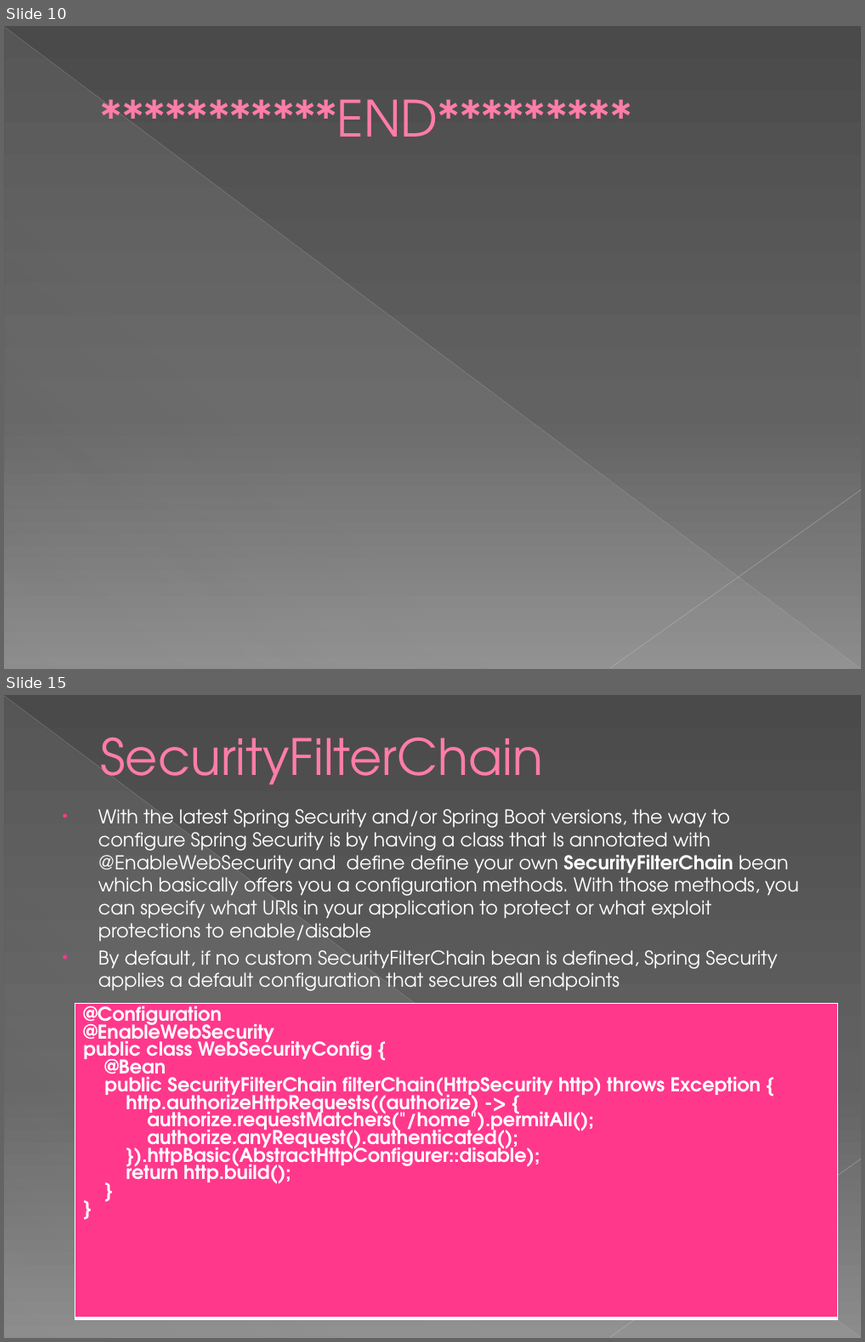
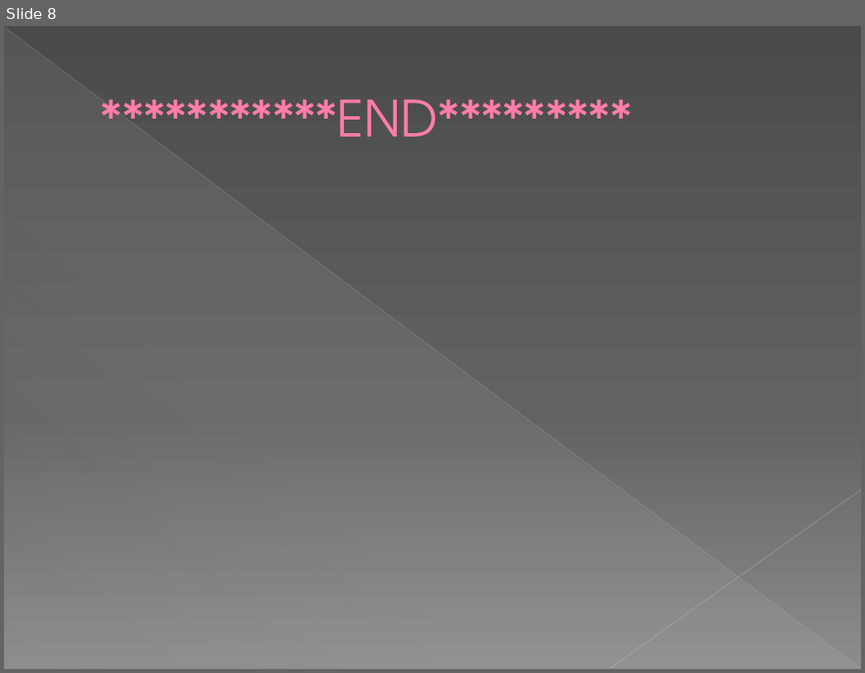
Before and after one commit to theavi/relocation_buddy, a slide deck: rlb.pptx. Shown one above the other, each under a label of ours: slides 10 and 15 before the commit, slide 8 after it; the slides between them are not shown. The pictures are 865x1342 and 865x673 pixels, drawn with LibreOffice and Linux fonts; fonts in the diff are those of the drawing. Boxes give left, top, right and bottom in pixels: in the first picture for what was removed or moved away, otherwise in the second. Text is boxed around its words. In the diff, an @@ line names an element or a change of style, - is before the commit and + after.

Commit message:
RLB-00 Added Login and Home controller

```diff
--- a/rlb.pptx
+++ b/rlb.pptx
@@ slide 15 removed at [4,695,861,1338], background gradient #4A4A4A to #626262 to #8C8C8C; not listed: 3 template elements that a slide beside it also shows @@
@@ title removed at [101,737,543,785] @@
-SecurityFilterChain
@@ text removed at [98,809,799,991] @@
-• With the latest Spring Security and/or Spring Boot versions, the way to configure Spring Security is by having a class that Is annotated with @EnableWebSecurity and define define your own SecurityFilterChain bean which basically offers you a configuration methods. With those methods, you can specify what URIs in your application to protect or what exploit protections to enable/disable
-• By default, if no custom SecurityFilterChain bean is defined, Spring Security applies a default configuration that secures all endpoints
@@ table removed at [75,1003,838,1318], 1 rows, 1 columns @@
-@Configuration @EnableWebSecurity public class WebSecurityConfig { @Bean public SecurityFilterChain filterChain(HttpSecurity http) throws Exception { http.authorizeHttpRequests((authorize) -> { authorize.requestMatchers("/home").permitAll(); authorize.anyRequest().authenticated(); }).httpBasic(AbstractHttpConfigurer::disable); return http.build(); } }
@@ what was slide 10 is now slide 8 @@
```
Also in this commit, not shown: 1 slide changed, 6 other slides removed, 5 other files.
